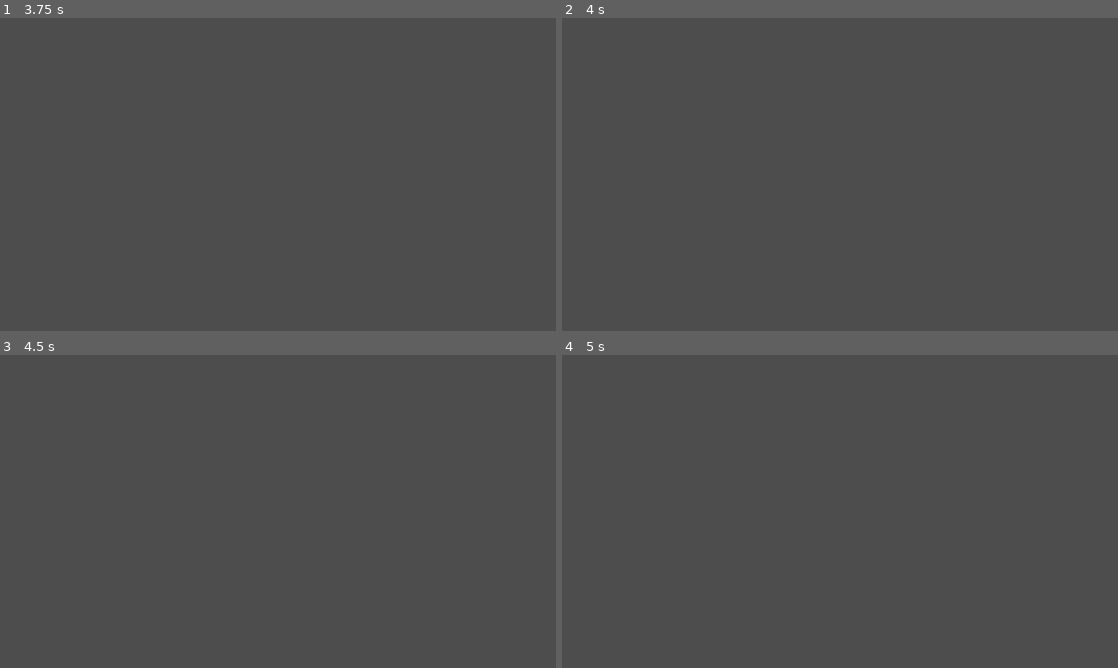
Above: before the commit, frames 1-4 (two rows, left to right).
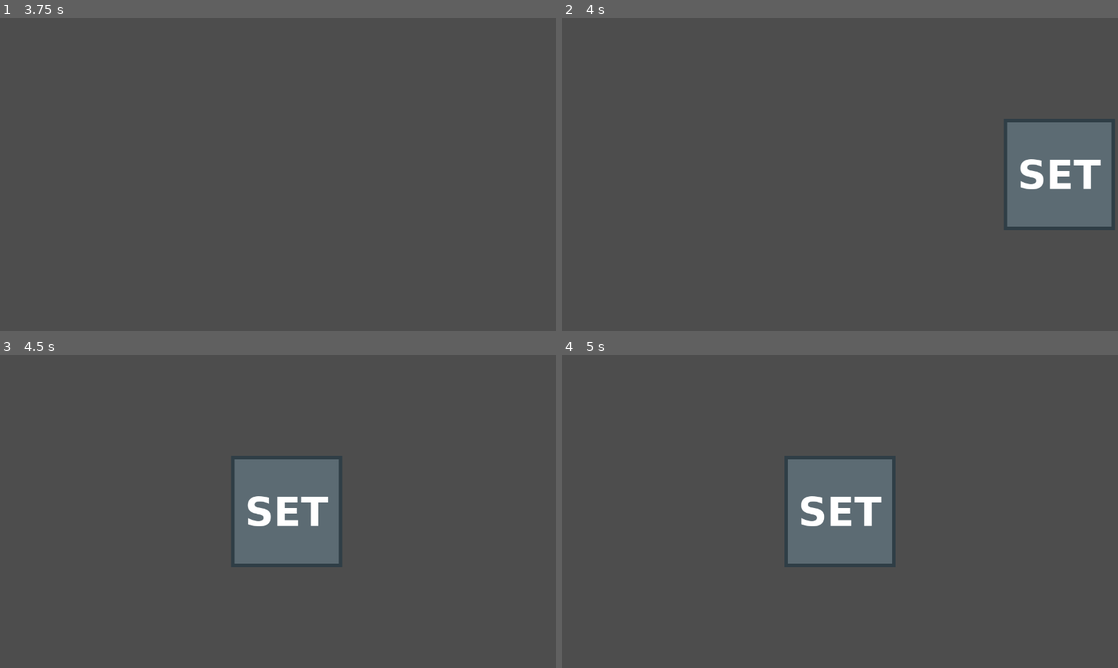
Above: after the commit, the same moments.

Repository: Chebrbober/GMTK-JAM
Game: Godot game, scene res://scenes/main_menu.tscn
Two runs of this game, one before a commit and one after it. Both use one fixed random seed, a clock stepped at 60 frames per second and the inputs below.
Inputs (mouse positions are in pixels of both pictures, inside the frame that each line leads up to):
- Up to frame 1 (3.75 s): click "Play" at 0.5 s; click "Play" at 1.25 s; tap Enter at 2 s; move the mouse to (400, 158) at 2.02 s; hold Right (move_right) 2.03-2.78 s; click (400, 158) at 2.17 s; tap Space (jump) at 2.27, 3.02 s; move the mouse to (166, 190) at 2.77 s; hold Down (move_down) 2.78-3.53 s; move the mouse to (333, 105) at 3.52 s; hold Right (move_right) from 3.53 s (still down)
- Up to frame 2 (4 s): keep holding Right (move_right)
- Up to frame 3 (4.5 s): move the mouse to (250, 574) at 4.27 s; release Right (move_right) at 4.28 s; hold Up (move_up) from 4.28 s (still down); click (250, 574) at 4.42 s
- Up to frame 4 (5 s): keep holding Up (move_up); tap Space (jump) at 4.52 s

Frame 1 is identical in both runs. In frame 2, 7.0% of the frame differs, in the area x 79-100%, y 32-68%; in frame 3, 7.0%; in frame 4, 7.1%, in the area x 40-60%, y 32-68%.

Commit message:
add food_spawner script with tweeners

Diff:
--- a/scenes/food.tscn
+++ b/scenes/food.tscn
@@ -1,8 +1,10 @@
-[gd_scene load_steps=2 format=3 uid="uid://bxupbsk7issf7"]
+[gd_scene load_steps=3 format=3 uid="uid://bxupbsk7issf7"]
 
 [ext_resource type="Script" uid="uid://bqb2x03be0lm0" path="res://scripts/food.gd" id="1_xven1"]
+[ext_resource type="Texture2D" uid="uid://yvsx2jc1bxt8" path="res://addons/settings_menus/icon.png" id="2_af40f"]
 
 [node name="Food" type="Node2D"]
 script = ExtResource("1_xven1")
+available_sprites = Array[Texture2D]([ExtResource("2_af40f")])
 
 [node name="Sprite2D" type="Sprite2D" parent="."]
--- a/scenes/game.tscn
+++ b/scenes/game.tscn
@@ -1,6 +1,11 @@
-[gd_scene load_steps=2 format=3 uid="uid://60kgkd16lk48"]
+[gd_scene load_steps=5 format=3 uid="uid://60kgkd16lk48"]
 
 [ext_resource type="Script" uid="uid://bhxd7n2o5j84x" path="res://addons/settings_menus/ui/pause_menu_ui.gd" id="1_uwrxv"]
+[ext_resource type="Script" uid="uid://bj5aths4ml4bm" path="res://scripts/food_spawner.gd" id="2_yqjtg"]
+[ext_resource type="PackedScene" uid="uid://bxupbsk7issf7" path="res://scenes/food.tscn" id="3_lnu2h"]
+
+[sub_resource type="LabelSettings" id="LabelSettings_uwrxv"]
+font_size = 32
 
 [node name="Game" type="Node2D"]
 
@@ -9,3 +14,36 @@
 [node name="CanvasLayer" type="CanvasLayer" parent="."]
 script = ExtResource("1_uwrxv")
 main_menu_scene_path = "uid://cy18vdwi6ps75"
+
+[node name="Timer" type="PanelContainer" parent="CanvasLayer"]
+anchors_preset = -1
+anchor_left = 0.5
+anchor_top = 0.025
+anchor_right = 0.5
+anchor_bottom = 0.025
+offset_left = -20.0
+offset_right = 20.0
+offset_bottom = 40.0
+grow_horizontal = 2
+
+[node name="MarginContainer" type="MarginContainer" parent="CanvasLayer/Timer"]
+layout_mode = 2
+theme_override_constants/margin_left = 5
+theme_override_constants/margin_top = 5
+theme_override_constants/margin_right = 5
+theme_override_constants/margin_bottom = 5
+
+[node name="Label" type="Label" parent="CanvasLayer/Timer/MarginContainer"]
+layout_mode = 2
+text = "0"
+label_settings = SubResource("LabelSettings_uwrxv")
+horizontal_alignment = 1
+vertical_alignment = 1
+
+[node name="Timer" type="Timer" parent="CanvasLayer/Timer/MarginContainer/Label"]
+wait_time = 15.0
+one_shot = true
+
+[node name="FoodSpawner" type="Node" parent="."]
+script = ExtResource("2_yqjtg")
+food_scene = ExtResource("3_lnu2h")
--- a/scripts/food.gd
+++ b/scripts/food.gd
@@ -8,7 +8,7 @@
 signal finished
 
 func _ready() -> void:
-	if available_sprites != null:
+	if available_sprites != null or available_sprites.is_empty():
 		sprite_2d.texture = available_sprites[randi_range(0, available_sprites.size() - 1)]
 
 func cut() -> void:
--- /dev/null
+++ b/scripts/food_spawner.gd
@@ -0,0 +1,35 @@
+class_name FoodSpawner extends Node
+
+@export var food_scene: PackedScene
+@onready var screen_size = get_viewport().get_visible_rect().size
+@onready var start_pos = Vector2(screen_size.x+250, screen_size.y/2)
+@onready var center_pos = screen_size / 2
+@onready var end_pos = screen_size - screen_size - Vector2(500, 0)
+var tween = create_tween()
+var time_to_move: float = 1.0
+
+func _ready() -> void:
+	spawn()
+
+func spawn() -> void:
+	var food = food_scene.instantiate()
+	food.position = start_pos
+	food.finished.connect(throw)
+	self.add_child(food)
+	move_to_center(food)
+
+func move_to_center(node: Node2D) -> void:
+	if tween:
+		tween.kill()
+
+	tween = create_tween()
+	tween.tween_property(node, "position", center_pos, time_to_move).set_trans(Tween.TRANS_BOUNCE).from_current()
+
+func throw(node: Node2D):
+	if tween:
+		tween.kill()
+
+	tween = create_tween()
+	tween.tween_property(node, "position", end_pos, time_to_move).set_trans(Tween.TRANS_SINE).from_current()
+	await tween.finished
+	node.queue_free()
Not shown, added: scripts/food_spawner.gd.uid
